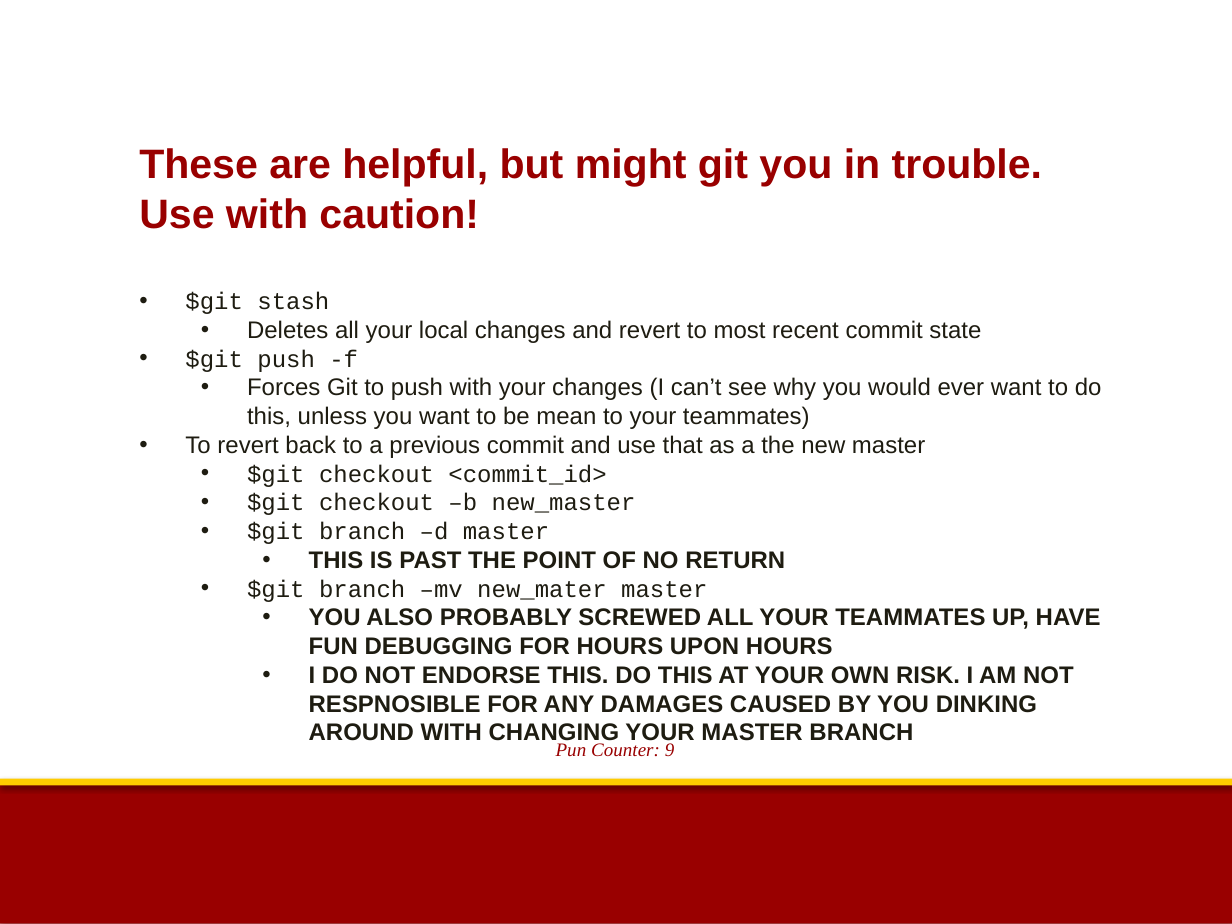
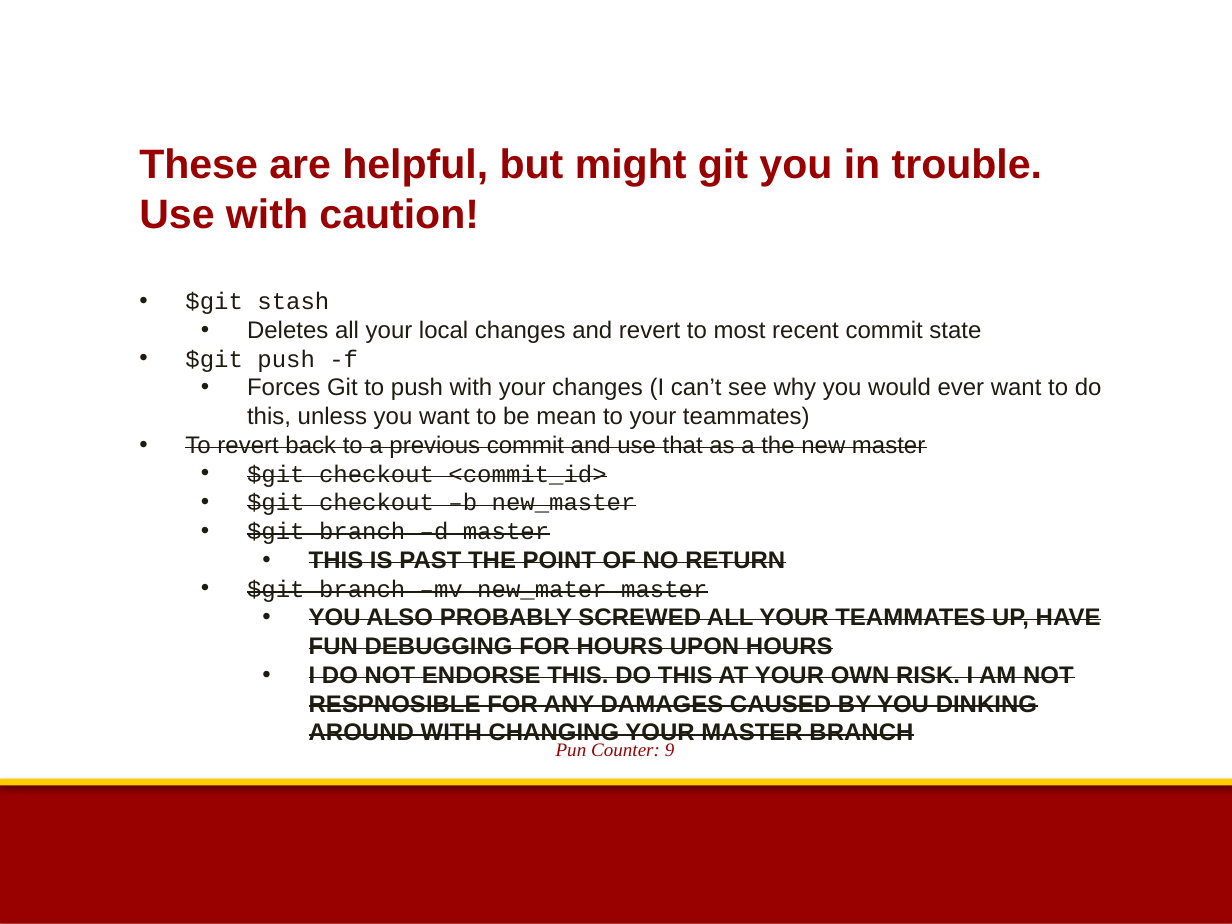
Before and after one commit to sthsher/USC_CECS, a slide deck: slide 12 of ACM/Git_Presentation.pptx. Drawn at 1232x924 pixels with LibreOffice and Linux fonts; fonts in the diff are those of the drawing; background and template pictures are left out. Boxes give left, top, right and bottom in pixels: in the first picture for what was removed or moved away, otherwise in the second. Text is boxed around its words. In the diff, an @@ line names an element or a change of style, - is before the commit and + after.

```diff
--- a/ACM/Git_Presentation.pptx
+++ b/ACM/Git_Presentation.pptx
@@ text at (185, 435, 1101, 746): strikethrough on in "To revert back to a previous commit ...", "$git checkout <commit_id>", "$git checkout –b new_master", "$git branch –d master" and 4 more places @@
```
Also in this commit, not shown: 2 slides added, 9 other files.
